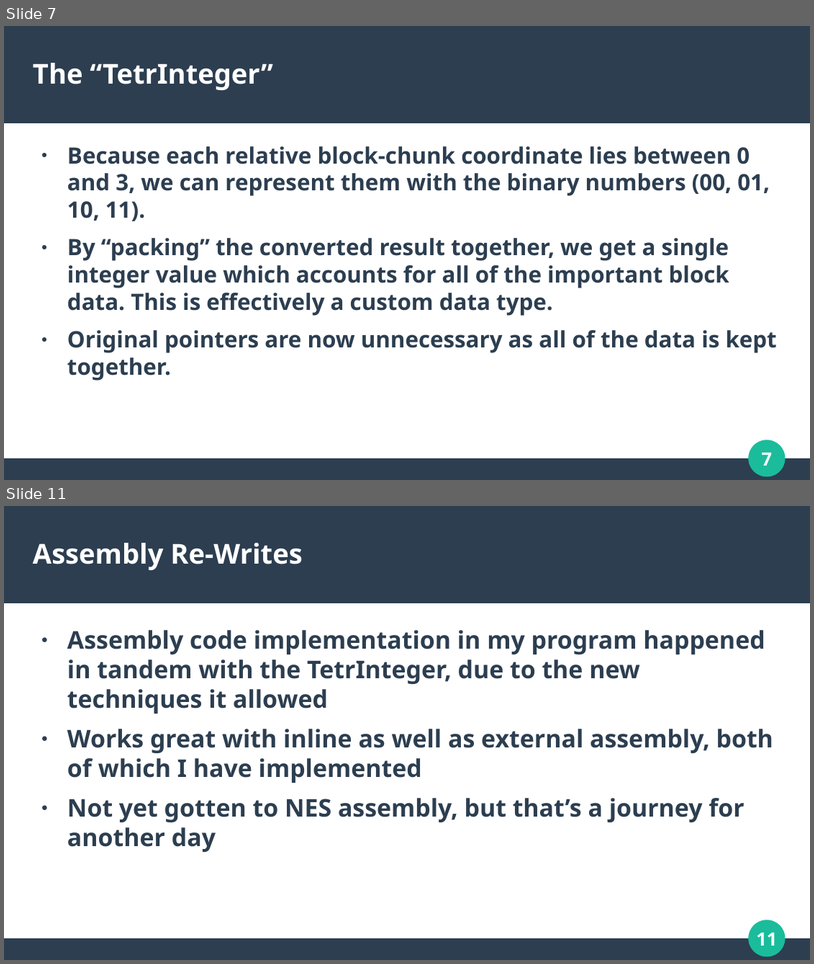
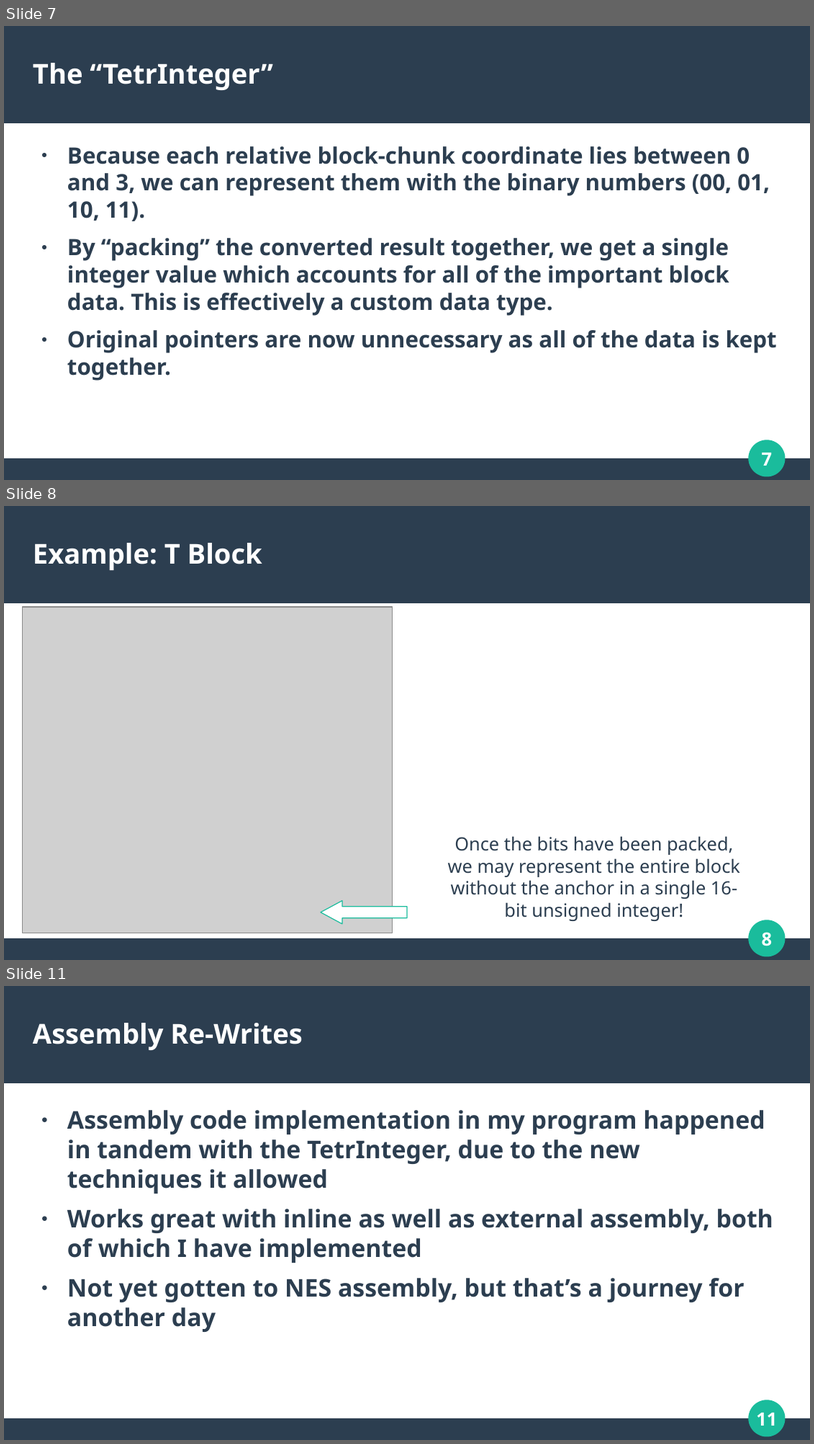
Before and after one commit to MKP157/mattris-asm, a slide deck: pres/cs2253pres.odp. Shown one above the other, each under a label of ours: slides 7 and 11 before the commit, slides 7, 8 and 11 after it; the slides between them are not shown. The pictures are 814x964 and 814x1444 pixels, drawn with LibreOffice and Linux fonts; fonts in the diff are those of the drawing; grey boxes stand for pictures. Boxes give left, top, right and bottom in pixels: in the first picture for what was removed or moved away, otherwise in the second. Text is boxed around its words. In the diff, an @@ line names an element or a change of style, - is before the commit and + after.

```diff
--- a/pres/cs2253pres.odp
+++ b/pres/cs2253pres.odp
@@ slide 8 added at [4,506,810,960], background #FFFFFF; not listed: 4 template elements that a slide beside it also shows @@
@@ title added at [33,543,262,570], 27 pt, text #FFFFFF, bold @@
+Example: T Block
@@ picture added at [22,607,394,933] @@
@@ text added at [448,836,741,921], 18 pt, text #2C3E50 @@
+Once the bits have been packed, we may represent the entire block without the anchor in a single 16-bit unsigned integer!
@@ left arrow added at [321,901,407,924], fill #FFFFFF, outline #1ABC9C 0.85 pt @@
```
Also in this commit, not shown: 4 slides changed, 1 other slide added, 1 slide removed, 4 other files.
